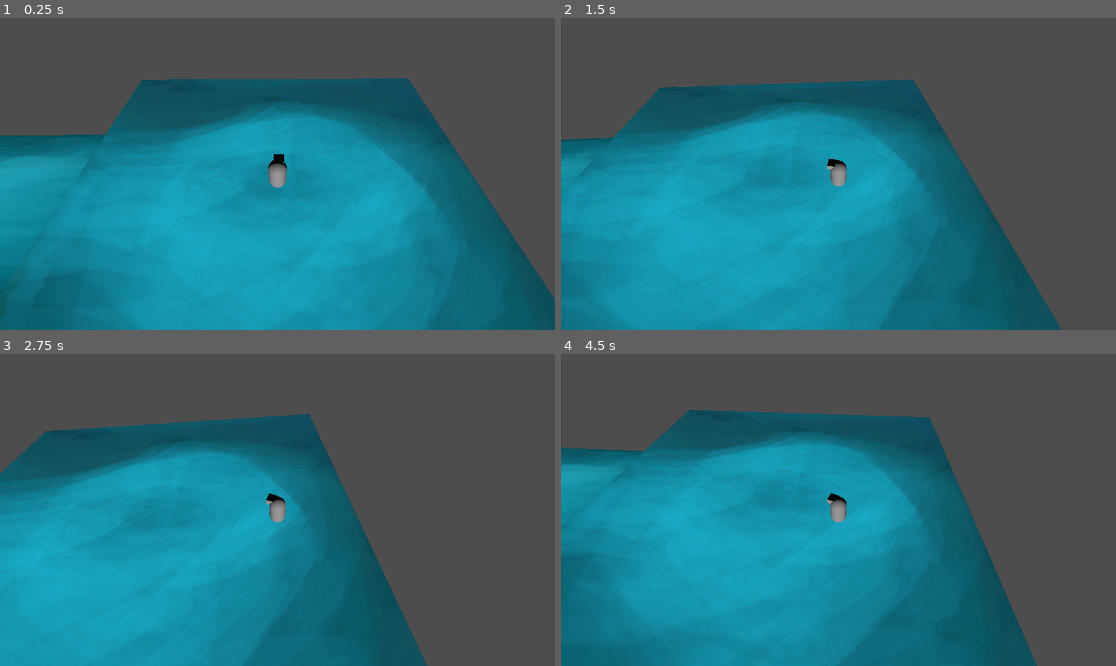
Above: before the commit, frames 1-4 (two rows, left to right).
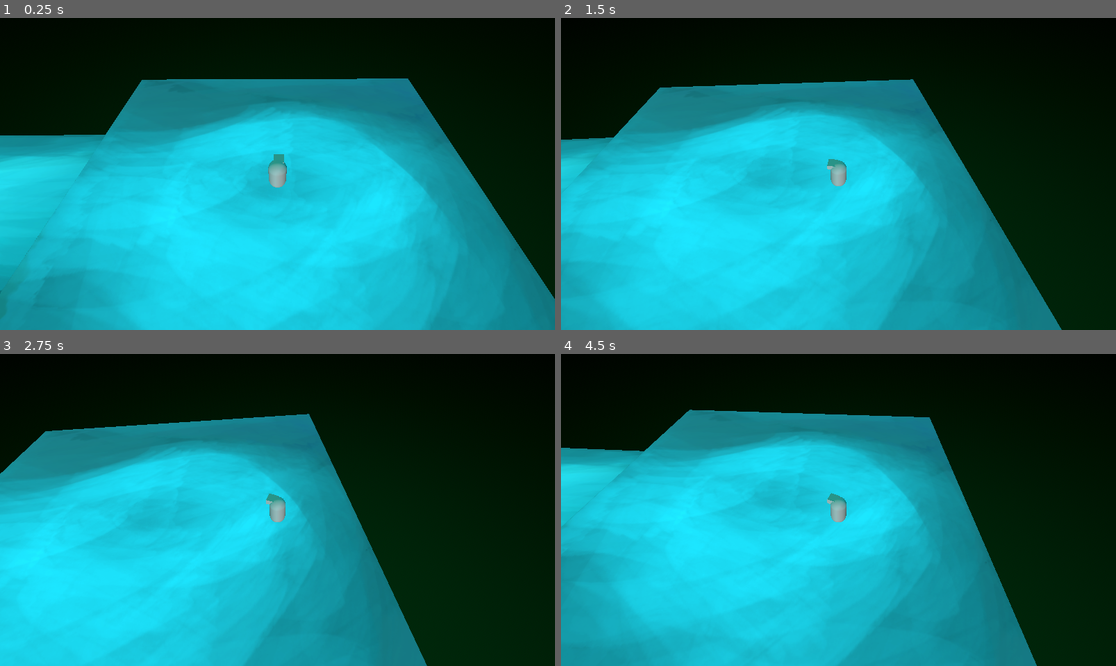
Above: after the commit, the same moments.

Repository: 1p22geo/AWARE_v0
Game: Godot game, scene res://scenes/levels/world.tscn
Two runs of this game, one before a commit and one after it. Both use one fixed random seed, a clock stepped at 60 frames per second and the inputs below.
Inputs (mouse positions are in pixels of both pictures, inside the frame that each line leads up to):
- Up to frame 1 (0.25 s): no input
- Up to frame 2 (1.5 s): tap Enter at 0.5 s; move the mouse to (960, 158) at 0.52 s; hold D (move_right) 0.53-1.25 s; hold Shift 0.53-1.25 s; click (960, 158) at 0.67 s; tap Space (jump) at 0.77 s; drag from (727, 189) to (810, 236) at 1.27 s
- Up to frame 3 (2.75 s): move the mouse to (333, 441) at 2.02 s; hold D (move_right) from 2.03 s (still down); tap Ctrl at 2.1 s
- Up to frame 4 (4.5 s): release D (move_right) at 2.75 s; drag from (810, 572) to (672, 463) at 2.77 s; move the mouse to (1005, 556) at 3.52 s; hold A (move_left) 3.53-4.25 s; tap Alt at 3.6 s; tap Space (jump) at 3.77 s; drag from (672, 463) to (755, 432) at 4.27 s

The runs differ from the first frame. In frame 1, 100% of the frame differs, in the area x 0-100%, y 0-100%; in frame 2, 100%; in frame 3, 100%; in frame 4, 100%.

Commit message:
temp: playing around with the environment, CHANGE THIS, PIOTER

Diff:
--- a/scenes/levels/world.tscn
+++ b/scenes/levels/world.tscn
@@ -1,7 +1,24 @@
-[gd_scene load_steps=3 format=3 uid="uid://b4bmrng7uonyc"]
+[gd_scene load_steps=6 format=3 uid="uid://b4bmrng7uonyc"]
 
 [ext_resource type="PackedScene" uid="uid://caa1sxepyuvi0" path="res://scenes/Player/Player.tscn" id="1_lfyvx"]
 [ext_resource type="PackedScene" uid="uid://e3fla7hhclw5" path="res://assets/MODELS/world1/eine_neues_welt_model.tscn" id="2_7k8c1"]
+
+[sub_resource type="ProceduralSkyMaterial" id="ProceduralSkyMaterial_7k8c1"]
+sky_top_color = Color(0.14117648, 0.5254902, 0.34117648, 1)
+sky_horizon_color = Color(0, 0.68235296, 1, 1)
+sky_curve = 0.36934325
+sky_energy_multiplier = 0.3
+ground_bottom_color = Color(1.7108977e-08, 0.020838784, 0.007898816, 1)
+ground_horizon_color = Color(0, 0, 0, 1)
+ground_curve = 0.42224178
+energy_multiplier = 8.05
+
+[sub_resource type="Sky" id="Sky_lfyvx"]
+sky_material = SubResource("ProceduralSkyMaterial_7k8c1")
+
+[sub_resource type="Environment" id="Environment_w2p53"]
+background_mode = 2
+sky = SubResource("Sky_lfyvx")
 
 [node name="World" type="Node3D"]
 
@@ -12,3 +29,6 @@
 transform = Transform3D(1, 0, 0, 0, 1, 0, 0, 0, 1, 6.374635, 0, 2.8749757)
 
 [node name="eine_neues_Welt" parent="." instance=ExtResource("2_7k8c1")]
+
+[node name="WorldEnvironment" type="WorldEnvironment" parent="."]
+environment = SubResource("Environment_w2p53")
